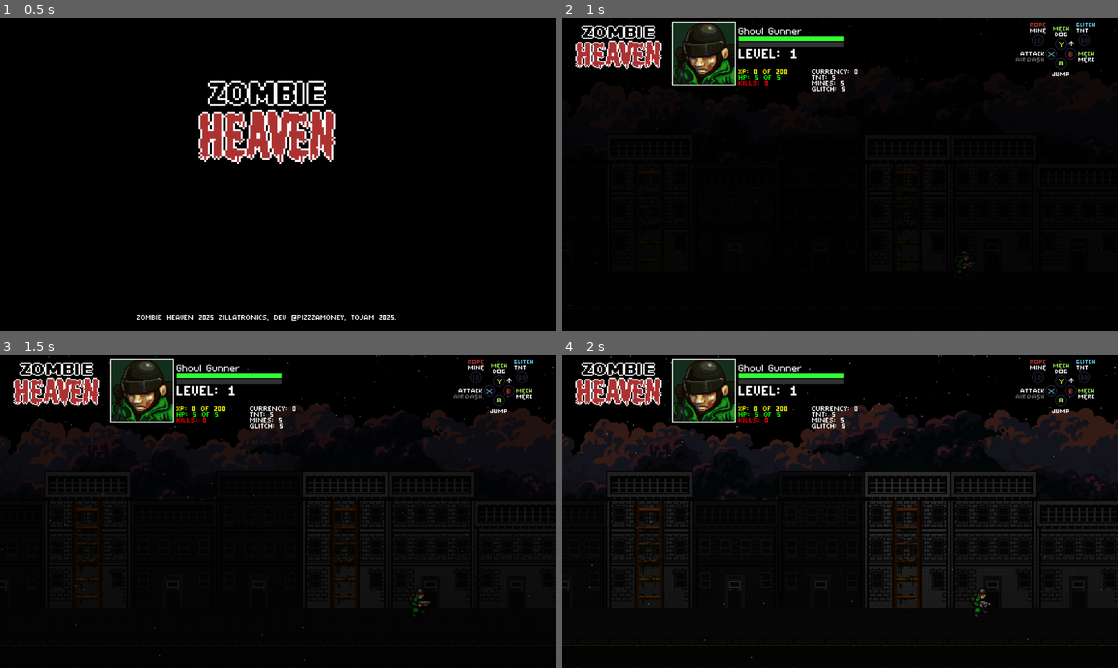
Above: before the commit, frames 1-4 (two rows, left to right).
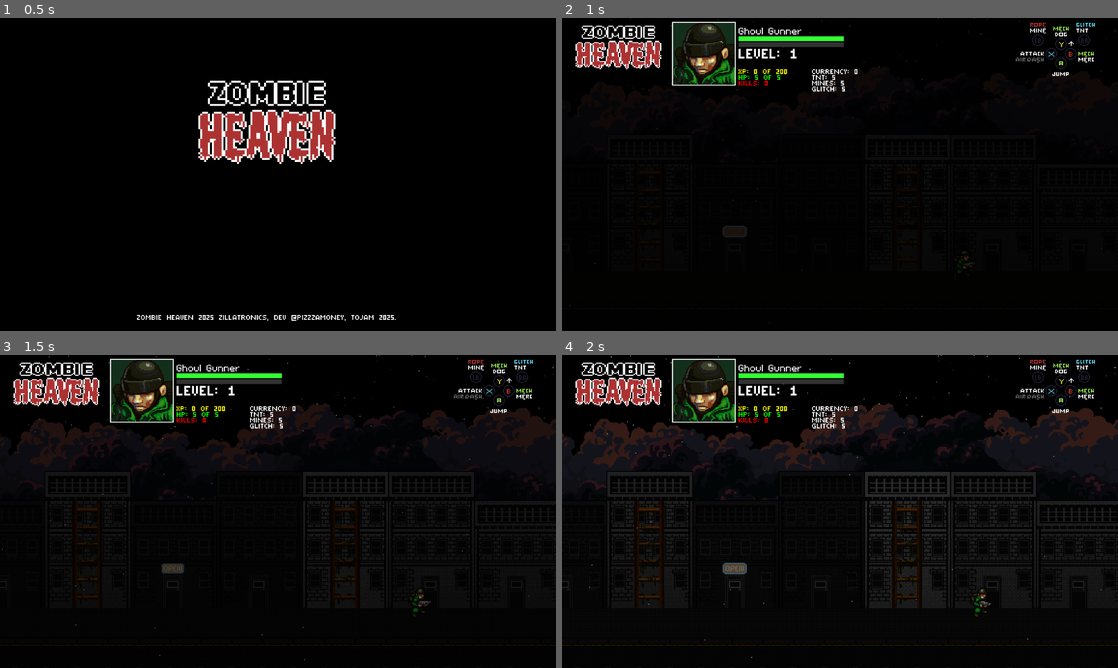
Above: after the commit, the same moments.

Repository: Tekknobot/ZombieSlug
Game: Godot game, scene res://Scenes/Titlescreen.tscn
Two runs of this game, one before a commit and one after it. Both use one fixed random seed, a clock stepped at 60 frames per second and the inputs below.
Inputs:
- Up to frame 1 (0.5 s): no input
- Up to frame 2 (1 s): tap Enter (ui_accept) at 0.5, 0.77 s; hold Right (ui_right) from 0.53 s (still down)
- Up to frame 3 (1.5 s): release Right (ui_right) at 1.28 s; hold Down (ui_down) from 1.28 s (still down)
- Up to frame 4 (2 s): keep holding Down (ui_down); tap Enter (ui_accept) at 1.52 s

Frame 1 is identical in both runs. In frame 2, 0.1% of the frame differs, in the area x 28-34%, y 66-70%; in frame 3, 0.1%; in frame 4, 0.2%.

Commit message:
Add OPEN sign above merchant door.

Diff:
--- a/Scenes/Main.tscn
+++ b/Scenes/Main.tscn
@@ -24,6 +24,14 @@
 [ext_resource type="Texture2D" uid="uid://d6tx3n2lbkp3" path="res://Scenes/Titlescreen/Logotype.png" id="9_djqjv"]
 [ext_resource type="PackedScene" path="res://Scenes/Effects/StarNight.tscn" id="10_eeh2b"]
 [ext_resource type="Script" path="res://Scripts/healthbar.gd" id="10_j2nv3"]
+[ext_resource type="Texture2D" uid="uid://cdft2ibudquo2" path="res://Assets/Backgrounds/open_sign/open_sign1.png" id="14_ryol0"]
+[ext_resource type="Texture2D" uid="uid://bp7oe080bo4nc" path="res://Assets/Backgrounds/open_sign/open_sign2.png" id="15_ay2jq"]
+[ext_resource type="Texture2D" uid="uid://hxvnn61vawlu" path="res://Assets/Backgrounds/open_sign/open_sign3.png" id="16_oi6nc"]
+[ext_resource type="Texture2D" uid="uid://mu2yalkjsl3j" path="res://Assets/Backgrounds/open_sign/open_sign4.png" id="17_2pqnt"]
+[ext_resource type="Texture2D" uid="uid://bm0vmpua2j4aj" path="res://Assets/Backgrounds/open_sign/open_sign5.png" id="18_h7na5"]
+[ext_resource type="Texture2D" uid="uid://btx55ga8tabje" path="res://Assets/Backgrounds/open_sign/open_sign6.png" id="19_ojqlp"]
+[ext_resource type="Texture2D" uid="uid://ccycdmmuumvs" path="res://Assets/Backgrounds/open_sign/open_sign7.png" id="20_jt01d"]
+[ext_resource type="Texture2D" uid="uid://b0i0weiro5tlo" path="res://Assets/Backgrounds/open_sign/open_sign8.png" id="21_b8d2w"]
 [ext_resource type="Script" path="res://Scenes/helicopter_spawner.gd" id="23_vhlg4"]
 [ext_resource type="Script" path="res://Scripts/music_random.gd" id="25_te7ld"]
 [ext_resource type="AudioStream" uid="uid://63yq6nmq73ny" path="res://Audio/Tracks/80s Zombie (Demo).mp3" id="26_6i0e4"]
@@ -88,6 +96,38 @@
 shader_parameter/pulse_speed = 6.0
 shader_parameter/glow_color = Vector3(1, 0.8, 0.2)
 
+[sub_resource type="SpriteFrames" id="SpriteFrames_7i0my"]
+animations = [{
+"frames": [{
+"duration": 1.0,
+"texture": ExtResource("14_ryol0")
+}, {
+"duration": 1.0,
+"texture": ExtResource("15_ay2jq")
+}, {
+"duration": 1.0,
+"texture": ExtResource("16_oi6nc")
+}, {
+"duration": 1.0,
+"texture": ExtResource("17_2pqnt")
+}, {
+"duration": 1.0,
+"texture": ExtResource("18_h7na5")
+}, {
+"duration": 1.0,
+"texture": ExtResource("19_ojqlp")
+}, {
+"duration": 1.0,
+"texture": ExtResource("20_jt01d")
+}, {
+"duration": 1.0,
+"texture": ExtResource("21_b8d2w")
+}],
+"loop": true,
+"name": &"default",
+"speed": 12.0
+}]
+
 [sub_resource type="ShaderMaterial" id="ShaderMaterial_od7e4"]
 shader = ExtResource("8_4q5fy")
 shader_parameter/active = false
@@ -7184,6 +7224,11 @@
 offset_right = 529.0
 offset_bottom = 22.0
 texture = ExtResource("5_lqmy6")
+
+[node name="AnimatedSprite2D" type="AnimatedSprite2D" parent="Cityblock"]
+position = Vector2(275, 124)
+sprite_frames = SubResource("SpriteFrames_7i0my")
+autoplay = "default"
 
 [node name="ZombieSpawner" type="Node2D" parent="."]
 position = Vector2(0, -17)
Binary file added: Assets/Backgrounds/open_sign.ase
Binary file added: Assets/Backgrounds/open_sign/open_sign1.png
Not shown, added: Assets/Backgrounds/open_sign/open_sign1.png.import
Binary file added: Assets/Backgrounds/open_sign/open_sign2.png
Not shown, added: Assets/Backgrounds/open_sign/open_sign2.png.import
Binary file added: Assets/Backgrounds/open_sign/open_sign3.png
Not shown, added: Assets/Backgrounds/open_sign/open_sign3.png.import
Binary file added: Assets/Backgrounds/open_sign/open_sign4.png
Not shown, added: Assets/Backgrounds/open_sign/open_sign4.png.import
Binary file added: Assets/Backgrounds/open_sign/open_sign5.png
Not shown, added: Assets/Backgrounds/open_sign/open_sign5.png.import
Binary file added: Assets/Backgrounds/open_sign/open_sign6.png
(and 6 more such lines)
